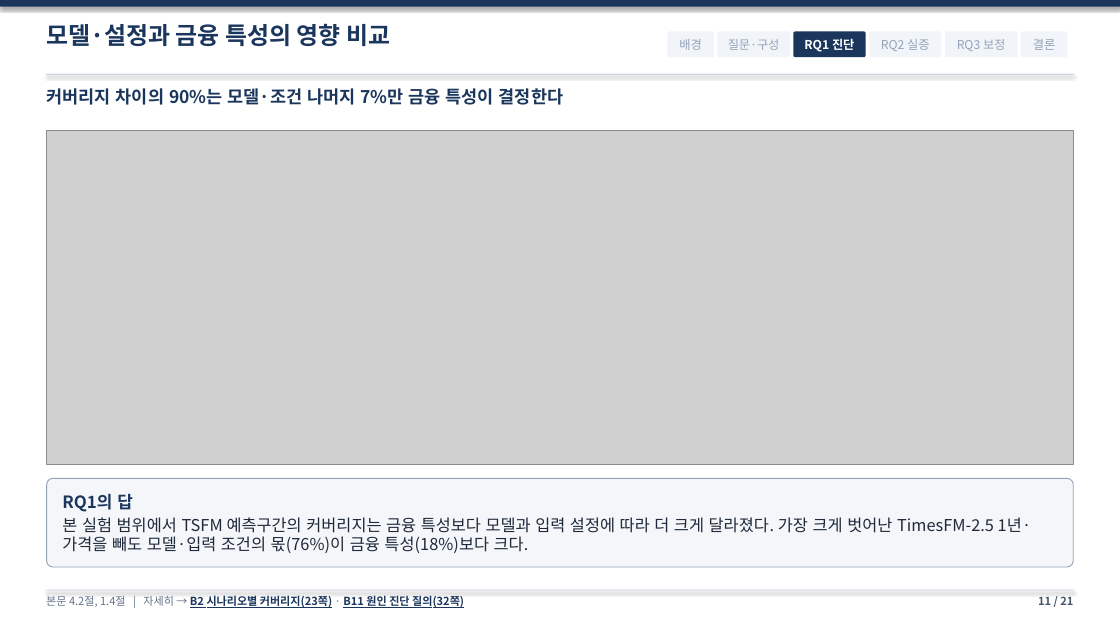
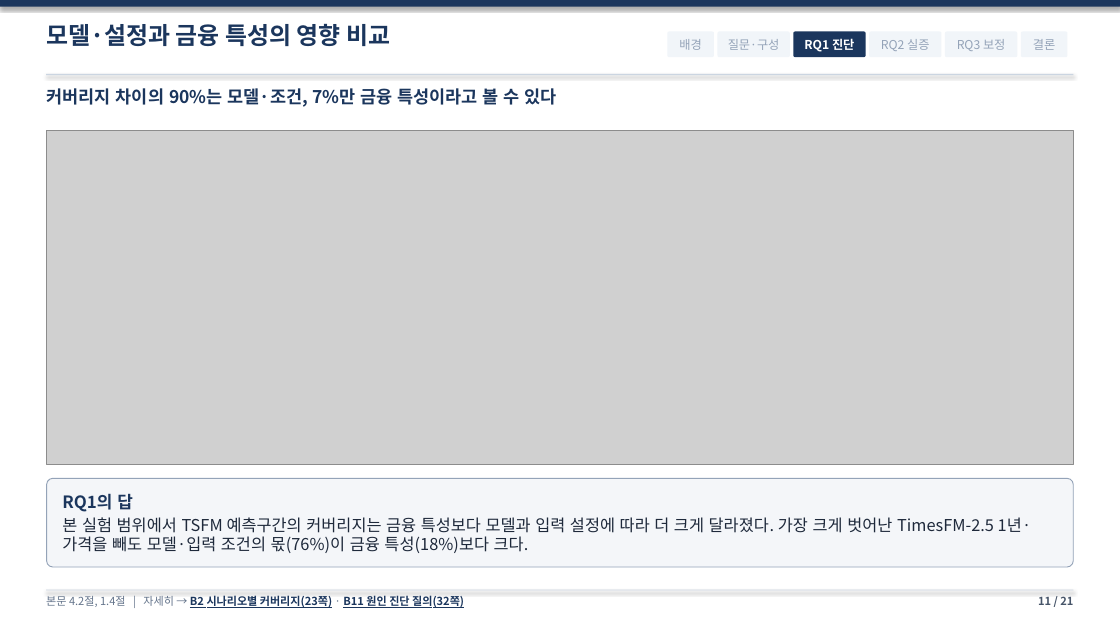
Before and after one commit to sapzzil/Master-thesis, a slide deck: slide 11 of 05_논문작성/석사학위논문_심사발표_v15.pptx. Drawn at 1120x630 pixels with LibreOffice and Linux fonts; fonts in the diff are those of the drawing; grey boxes stand for pictures. Boxes give left, top, right and bottom in pixels: in the first picture for what was removed or moved away, otherwise in the second. Text is boxed around its words. In the diff, an @@ line names an element or a change of style, - is before the commit and + after.

```diff
--- a/05_논문작성/석사학위논문_심사발표_v15.pptx
+++ b/05_논문작성/석사학위논문_심사발표_v15.pptx
@@ text at [47,86,557,109]: text changed @@
-커버리지 차이의 90%는 모델·조건 나머지 7%만 금융 특성이 결정한다
+커버리지 차이의 90%는 모델·조건, 7%만 금융 특성이라고 볼 수 있다
```
Also in this commit, not shown: 3 other slides changed, 2 other files.
